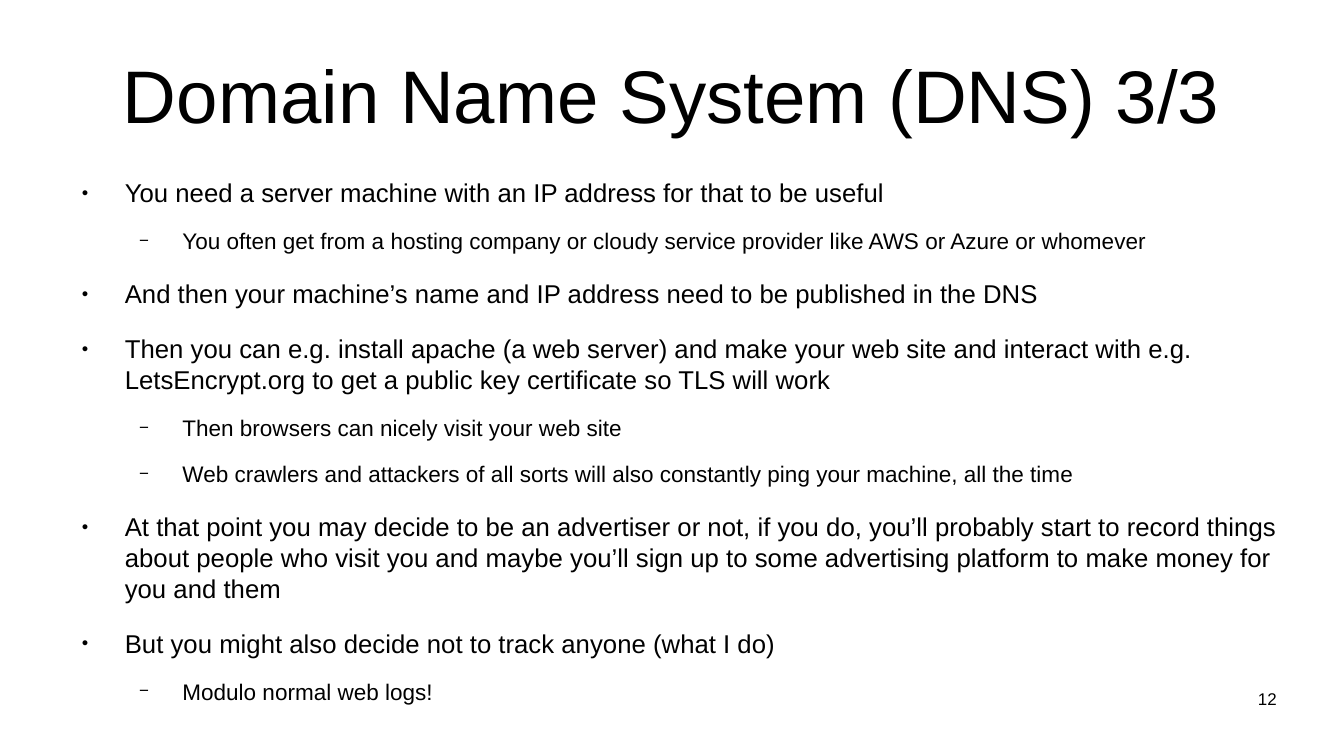
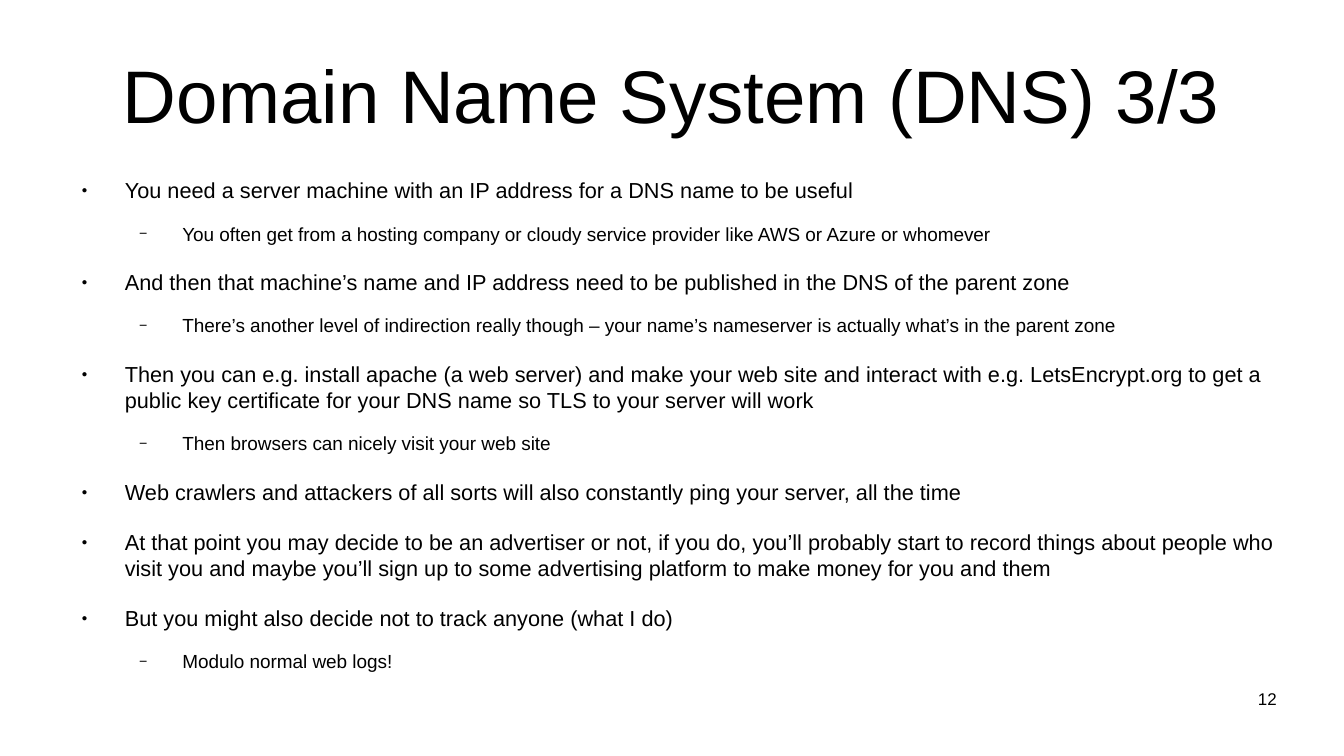
Before and after one commit to sftcd/witidtm, a slide deck: slide 12 of lectures/200-web.odp. Drawn at 1344x756 pixels with LibreOffice and Linux fonts; fonts in the diff are those of the drawing. Boxes give left, top, right and bottom in pixels: in the first picture for what was removed or moved away, otherwise in the second. Text is boxed around its words. In the diff, an @@ line names an element or a change of style, - is before the commit and + after.

```diff
--- a/lectures/200-web.odp
+++ b/lectures/200-web.odp
@@ text at (125,182,853,199): text changed; size 15.2 to 12.8 pt @@
-● You need a server machine with an IP address for that to be useful
+● You need a server machine with an IP address for a DNS name to be useful
@@ text at (125,274,1261,413): text changed; size 15.2 to 12.8 pt @@
-● And then your machine’s name and IP address need to be published in the DNS
-● Then you can e.g. install apache (a web server) and make your web site and interact with e.g. LetsEncrypt.org to get a public key certificate so TLS will work
+● And then that machine’s name and IP address need to be published in the DNS of the parent zone
+  − There’s another level of indirection really though – your name’s nameserver is actually what’s in the parent zone
+● Then you can e.g. install apache (a web server) and make your web site and interact with e.g. LetsEncrypt.org to get a public key certificate for your DNS name so TLS to your server will work
@@ text at (125,436,1273,631): size 13.3 to 11.2 pt in "You often get from a hosting company ...", "Then browsers can nicely visit your web ...", "Modulo normal web logs!"; size 15.2 to 12.8 pt in "At that point you may decide to ...", "But you might also decide not to ..." @@
@@ text at (125,484,961,505): text changed; size 13.3 to 12.8 pt @@
-  − Web crawlers and attackers of all sorts will also constantly ping your machine, all the time
+● Web crawlers and attackers of all sorts will also constantly ping your server, all the time
```
Also in this commit, not shown: 10 other slides changed, 3 slides added, 4 other files.
